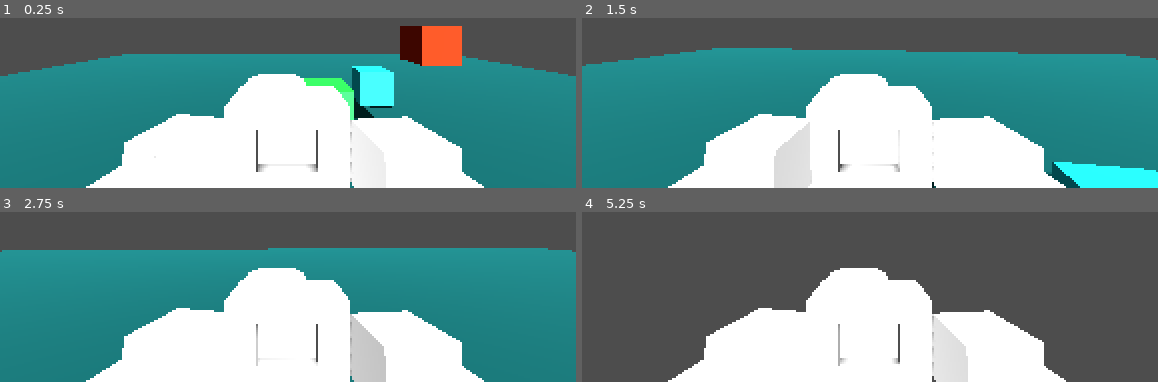
Above: before the commit, frames 1-4 (two rows, left to right).
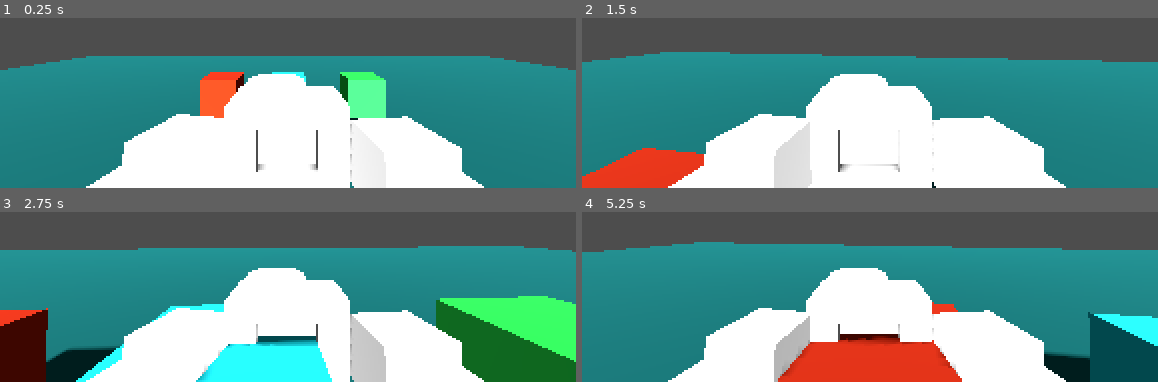
Above: after the commit, the same moments.

Repository: G4vp/TheCopyCam
Game: Godot game, scene res://Scenes/Environment/level.tscn
Two runs of this game, one before a commit and one after it. Both use one fixed random seed, a clock stepped at 60 frames per second and the inputs below.
Inputs (mouse positions are in pixels of both pictures, inside the frame that each line leads up to):
- Up to frame 1 (0.25 s): no input
- Up to frame 2 (1.5 s): move the mouse to (898, 24) at 0.52 s; press the mouse at (898, 24) at 0.53 s; hold Up (move_up) from 0.53 s (still down); tap Space (jump) at 0.77 s; move the mouse to (841, 26) at 1.27 s; release the mouse at (841, 26) at 1.28 s; click (841, 26) at 1.35 s
- Up to frame 3 (2.75 s): keep holding Up (move_up); tap Space (jump) at 1.52 s; move the mouse to (305, 213) at 2.02 s; hold Right mouse button (action_2) from 2.03 s (still down); click (305, 213) at 2.3 s
- Up to frame 4 (5.25 s): keep holding Up (move_up); move the mouse to (864, 225) at 2.77 s; release Right mouse button (action_2) at 2.78 s; click (864, 225) at 2.85 s; tap Space (jump) at 3.02, 3.77, 4.52 s; move the mouse to (916, 223) at 3.52 s; press the mouse at (916, 223) at 3.53 s; tap R (reload, bound only after the commit) at 4.15 s; move the mouse to (823, 215) at 4.27 s; release the mouse at (823, 215) at 4.28 s; right-click (823, 215) at 4.35 s; click (823, 215) at 4.55 s; move the mouse to (875, 220) at 5.02 s; press the mouse at (875, 220) at 5.03 s

The runs differ from the first frame. In frame 1, 8.5% of the frame differs, in the area x 0-100%, y 4-97%; in frame 2, 8.8%; in frame 3, 22%; in frame 4, 61%, in the area x 0-100%, y 17-100%.

Commit message:
Reload Scene

Diff:
--- a/Scenes/Characters/copy_cam_controller.gd
+++ b/Scenes/Characters/copy_cam_controller.gd
@@ -50,7 +50,9 @@
 
 	if event.is_action_pressed("action_1"):
 		# Tirar foto
-		if CAMERA_RAYCAST.is_colliding():
+		if _selection_mode:
+			object_deslection()
+		elif CAMERA_RAYCAST.is_colliding():
 			var object_to_copy = CAMERA_RAYCAST.get_collider() as CopyObject
 
 			if object_to_copy:
@@ -74,7 +76,6 @@
 
 func object_deslection():
 	Marker.remove_child(photos_taken[_item_selection_num])
-
 	_selection_mode = false
 
 func object_selection():
--- a/Scenes/Characters/player.gd
+++ b/Scenes/Characters/player.gd
@@ -36,6 +36,10 @@
 	if _mouse_input:
 		_rotation_input = -event.relative.x * MOUSE_SENSITIVITY
 		_tilt_input = -event.relative.y * MOUSE_SENSITIVITY
+
+func _input(event):
+	if event.is_action_pressed("reload"):
+		get_tree().reload_current_scene()
 
 func _update_camera(delta):
 
--- a/Scenes/Environment/level.tscn
+++ b/Scenes/Environment/level.tscn
@@ -24,7 +24,7 @@
 camera_attributes = SubResource("CameraAttributesPractical_oun7q")
 
 [node name="Player" parent="." instance=ExtResource("1_sj7s6")]
-transform = Transform3D(1, 0, 0, 0, 1, 0, 0, 0, 1, 0, 3.41523, 5.26721)
+transform = Transform3D(1, 0, 0, 0, 1, 0, 0, 0, 1, 0, 3, 0)
 
 [node name="DirectionalLight3D" type="DirectionalLight3D" parent="."]
 transform = Transform3D(1, 0, 0, 0, 0.827061, 0.562112, 0, -0.562112, 0.827061, 0, 18.0007, 16.1436)
@@ -40,10 +40,10 @@
 shape = SubResource("BoxShape3D_8ipng")
 
 [node name="green_cube" parent="." instance=ExtResource("2_a8xfv")]
-transform = Transform3D(1, 0, 0, 0, 1, 0, 0, 0, 1, 0.687082, 2.29636, 1.18096)
+transform = Transform3D(1, 0, 0, 0, 1, 0, 0, 0, 1, 2.12617, 1.6074, -6)
 
 [node name="red_cube" parent="." instance=ExtResource("2_5k2wg")]
-transform = Transform3D(1, 0, 0, 0, 1, 0, 0, 0, 1, 3.90152, 3.47407, -0.425395)
+transform = Transform3D(1, 0, 0, 0, 1, 0, 0, 0, 1, -1.87383, 1.6074, -6)
 
 [node name="blue_cube" parent="." instance=ExtResource("4_uy2gw")]
-transform = Transform3D(1, 0, 0, 0, 1, 0, 0, 0, 1, 2.72269, 2.05963, -1.49709)
+transform = Transform3D(1, 0, 0, 0, 1, 0, 0, 0, 1, 0.00513953, 1.6074, -6)
--- a/project.godot
+++ b/project.godot
@@ -79,3 +79,8 @@
 "events": [Object(InputEventKey,"resource_local_to_scene":false,"resource_name":"","device":-1,"window_id":0,"alt_pressed":false,"shift_pressed":false,"ctrl_pressed":false,"meta_pressed":false,"pressed":false,"keycode":0,"physical_keycode":81,"key_label":0,"unicode":113,"echo":false,"script":null)
 ]
 }
+reload={
+"deadzone": 0.5,
+"events": [Object(InputEventKey,"resource_local_to_scene":false,"resource_name":"","device":-1,"window_id":0,"alt_pressed":false,"shift_pressed":false,"ctrl_pressed":false,"meta_pressed":false,"pressed":false,"keycode":0,"physical_keycode":82,"key_label":0,"unicode":114,"echo":false,"script":null)
+]
+}
